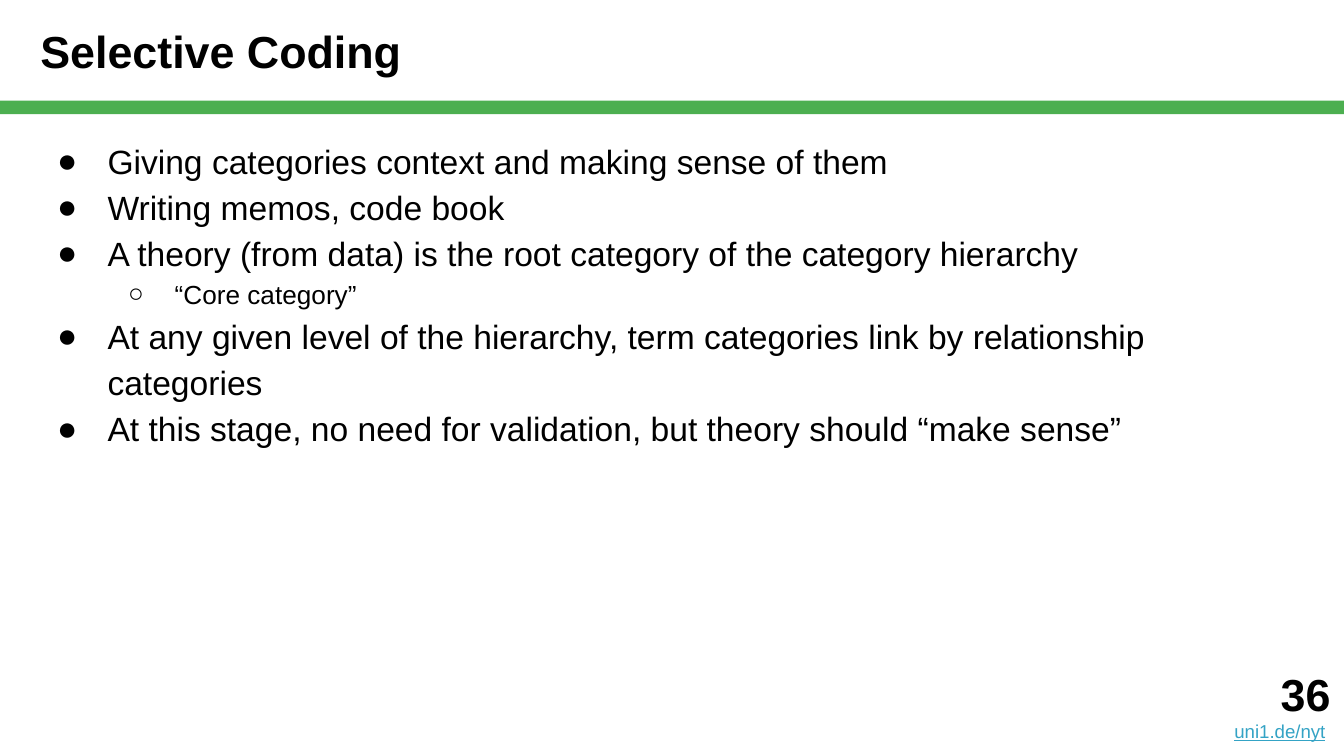
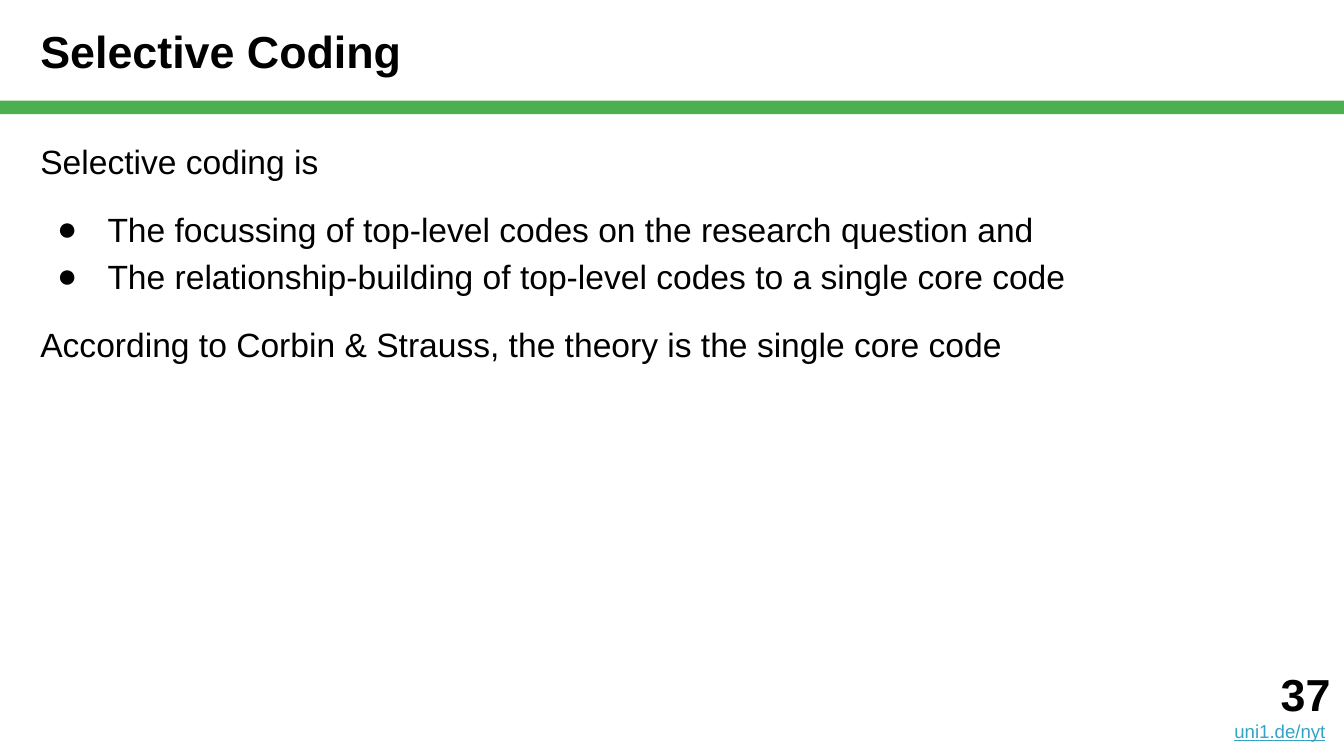
Before and after one commit to dirkriehle/nyt-course, a slide deck: slide 37 of Lecture slides/NYT B03 - Qualitative Data Analysis.pptx (slide 36 before the commit). Drawn at 1344x756 pixels with LibreOffice and Linux fonts; fonts in the diff are those of the drawing. Boxes give left, top, right and bottom in pixels: in the first picture for what was removed or moved away, otherwise in the second. Text is boxed around its words. In the diff, an @@ line names an element or a change of style, - is before the commit and + after.

Commit message:
Updated QDA lecture

```diff
--- a/Lecture slides/NYT B03 - Qualitative Data Analysis.pptx
+++ b/Lecture slides/NYT B03 - Qualitative Data Analysis.pptx
@@ text at [40, 149, 1065, 363]: text changed @@
-● Giving categories context and making sense of them
-● Writing memos, code book
-● A theory (from data) is the root category of the category hierarchy
-  ○ “Core category”
-● At any given level of the hierarchy, term categories link by relationship categories
-● At this stage, no need for validation, but theory should “make sense”
+Selective coding is
+● The focussing of top-level codes on the research question and
+● The relationship-building of top-level codes to a single core code
+According to Corbin & Strauss, the theory is the single core code
@@ text at [1281, 679, 1331, 712]: text changed @@
-36
+37
```
Also in this commit, not shown: 13 other slides changed, 4 slides added, 3 slides removed, 1 other file.
